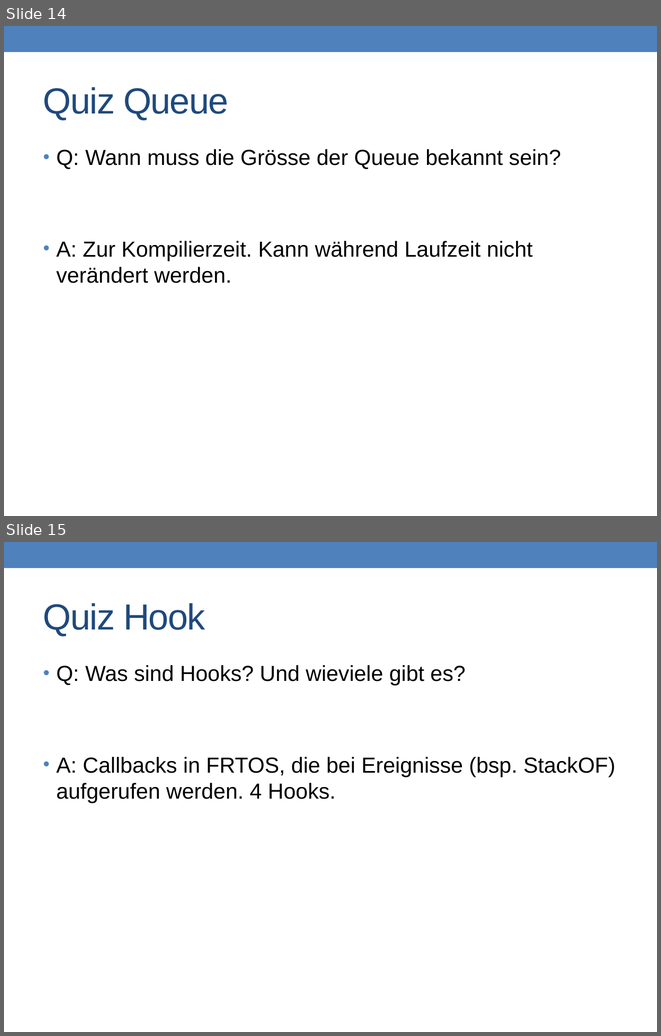
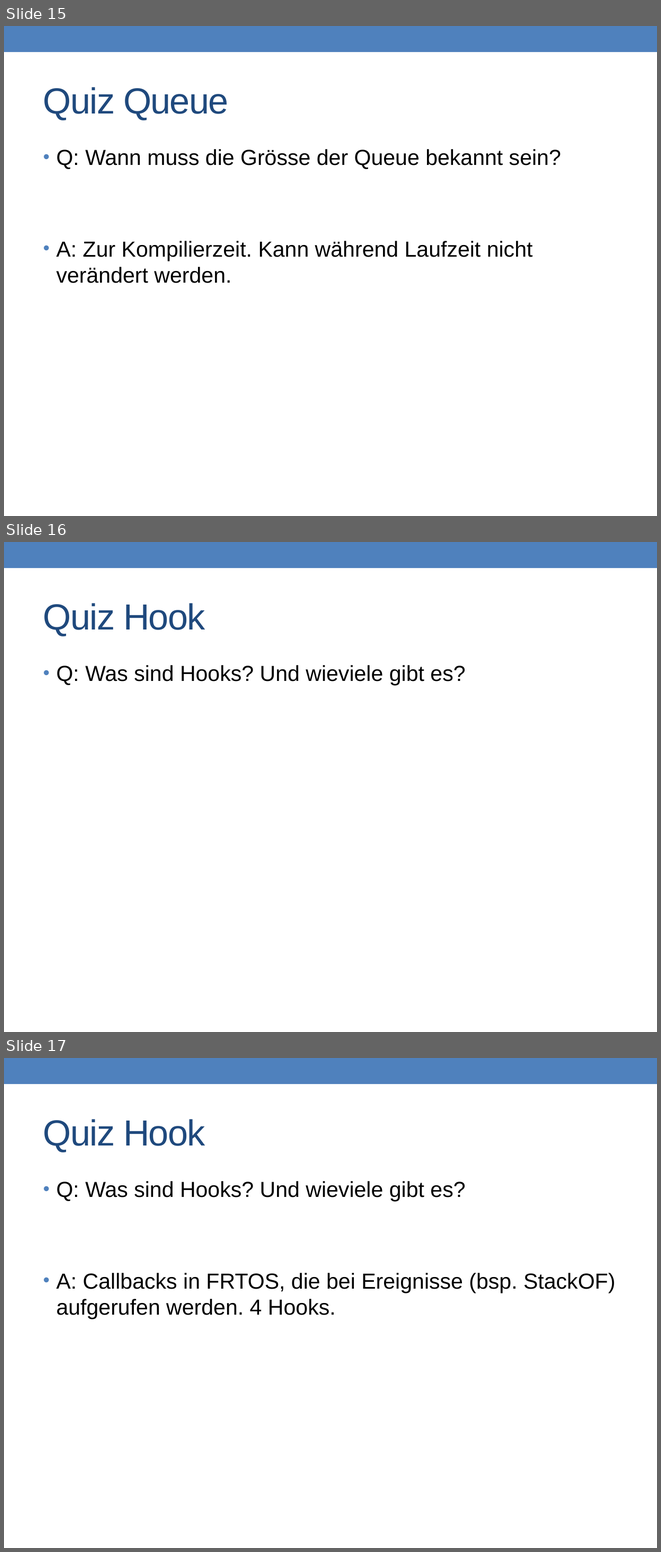
Before and after one commit to prg2lt1/robogit, a slide deck: Recap/ToroRecap.pptx. Shown one above the other, each under a label of ours: slides 14 and 15 before the commit, slides 15, 16 and 17 after it. The pictures are 661x1036 and 661x1552 pixels, drawn with LibreOffice and Linux fonts; fonts in the diff are those of the drawing. Boxes give left, top, right and bottom in pixels: in the first picture for what was removed or moved away, otherwise in the second. Text is boxed around its words. In the diff, an @@ line names an element or a change of style, - is before the commit and + after.

```diff
--- a/Recap/ToroRecap.pptx
+++ b/Recap/ToroRecap.pptx
@@ slide 16 added at bbox=[4, 542, 657, 1032], background #FFFFFF; not listed: 1 template element that a slide beside it also shows @@
@@ title added at bbox=[43, 603, 205, 636], 40 pt, text #1F497D @@
+Quiz Hook
@@ text added at bbox=[56, 665, 465, 686], 24 pt, text #000000 @@
+• Q: Was sind Hooks? Und wieviele gibt es?
@@ what was slide 14 is now slide 15 @@
@@ what was slide 15 is now slide 17 @@
```
Also in this commit, not shown: 2 slides changed, 1 other slide added.
